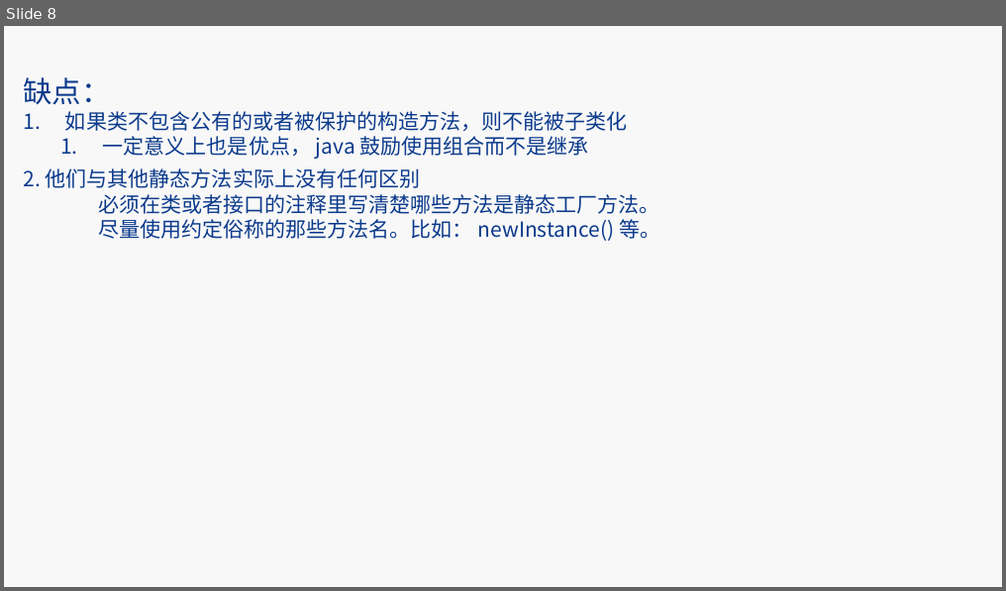
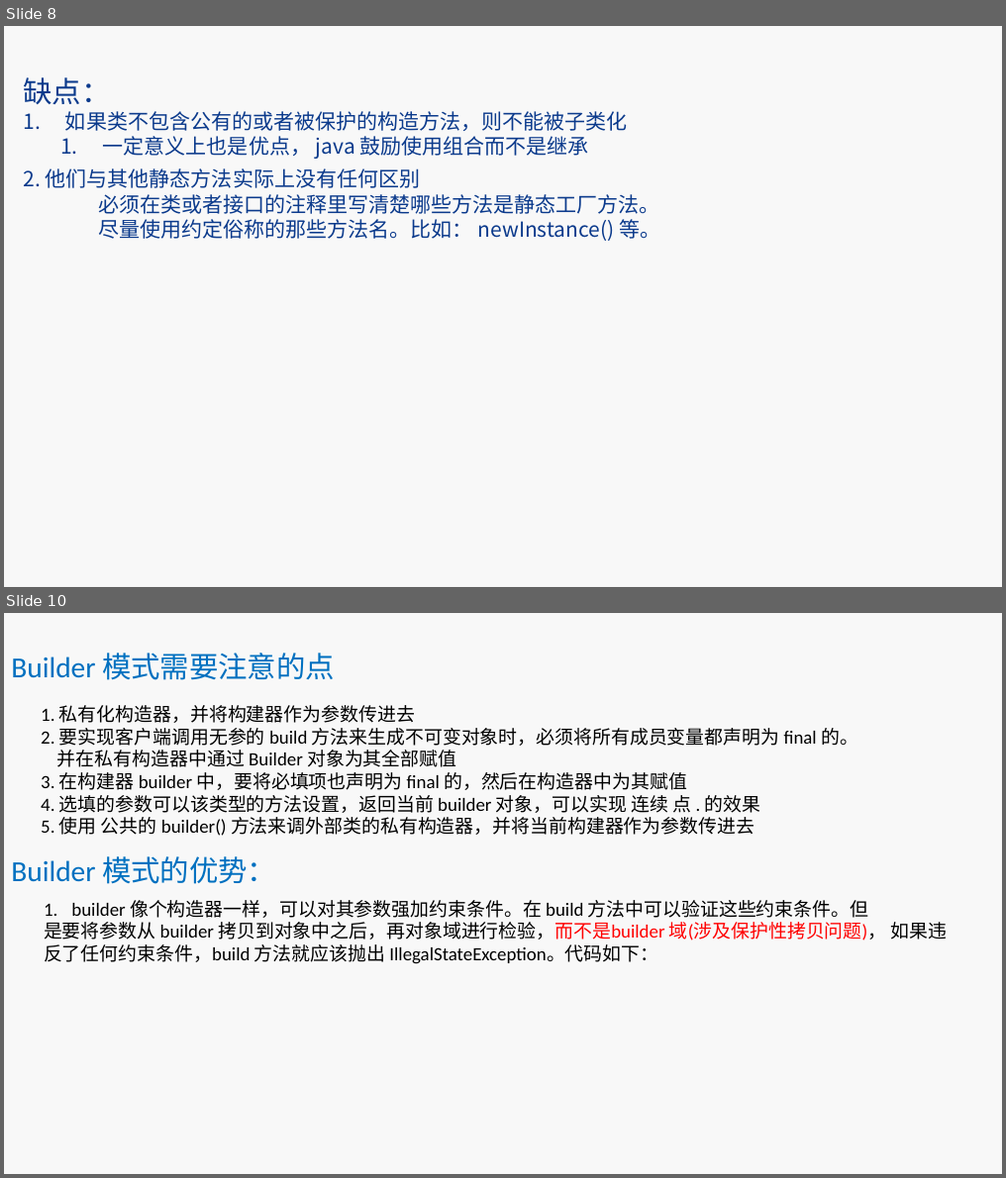
Before and after one commit to kinghaoyu/effectivejava, a slide deck: src/main/resources/ppt/后端技术分享之日常开发中的常用技巧.pptx. Shown one above the other, each under a label of ours: slide 8 before the commit, slides 8 and 10 after it; the slides between them are not shown. The pictures are 1006x591 and 1006x1178 pixels, drawn with LibreOffice and Linux fonts; fonts in the diff are those of the drawing; background and template pictures are left out. Boxes give left, top, right and bottom in pixels: in the first picture for what was removed or moved away, otherwise in the second. Text is boxed around its words. In the diff, an @@ line names an element or a change of style, - is before the commit and + after.

Commit message:
新增构建者模式和 单例模式内容

```diff
--- a/src/main/resources/ppt/后端技术分享之日常开发中的常用技巧.pptx
+++ b/src/main/resources/ppt/后端技术分享之日常开发中的常用技巧.pptx
@@ slide 10 added at bbox=[4, 613, 1002, 1174], background #F8F8F8 @@
@@ text added at bbox=[11, 653, 335, 680], 28 pt, text #0070C0 @@
+Builder 模式需要注意的点
@@ text added at bbox=[41, 705, 858, 836], 18 pt, text #000000 @@
+1. 私有化构造器，并将构建器作为参数传进去
+2. 要实现客户端调用无参的 build 方法来生成不可变对象时，必须将所有成员变量都声明为 final 的。
+并在私有构造器中通过 Builder 对象为其全部赋值
+3. 在构建器 builder 中，要将必填项也声明为 final 的，然后在构造器中为其赋值
+4. 选填的参数可以该类型的方法设置，返回当前 builder 对象，可以实现 连续 点 . 的效果
+5. 使用 公共的 builder() 方法来调外部类的私有构造器，并将当前构建器作为参数传进去
@@ text added at bbox=[11, 857, 276, 884], 28 pt, text #0070C0 @@
+Builder 模式的优势：
@@ text added at bbox=[44, 900, 947, 964], 18 pt, text #000000 @@
+1. builder 像个构造器一样，可以对其参数强加约束条件。在 build 方法中可以验证这些约束条件。但
+是要将参数从 builder 拷贝到对象中之后，再对象域进行检验，而不是builder 域(涉及保护性拷贝问题)， 如果违
+反了任何约束条件，build 方法就应该抛出 IllegalStateException。代码如下：
```
Also in this commit, not shown: 3 slides changed, 7 other slides added, 3 slides removed, 4 other files.
